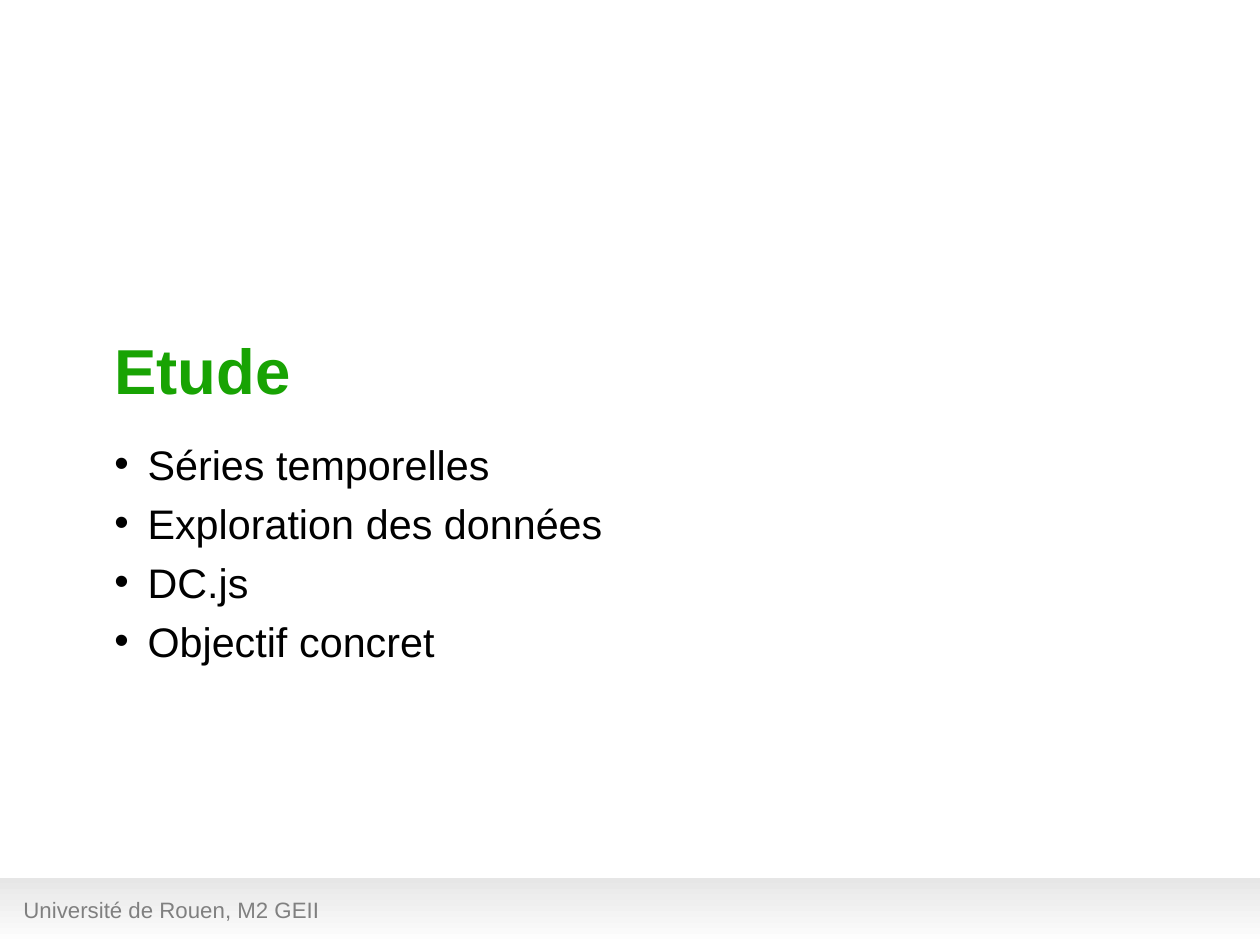
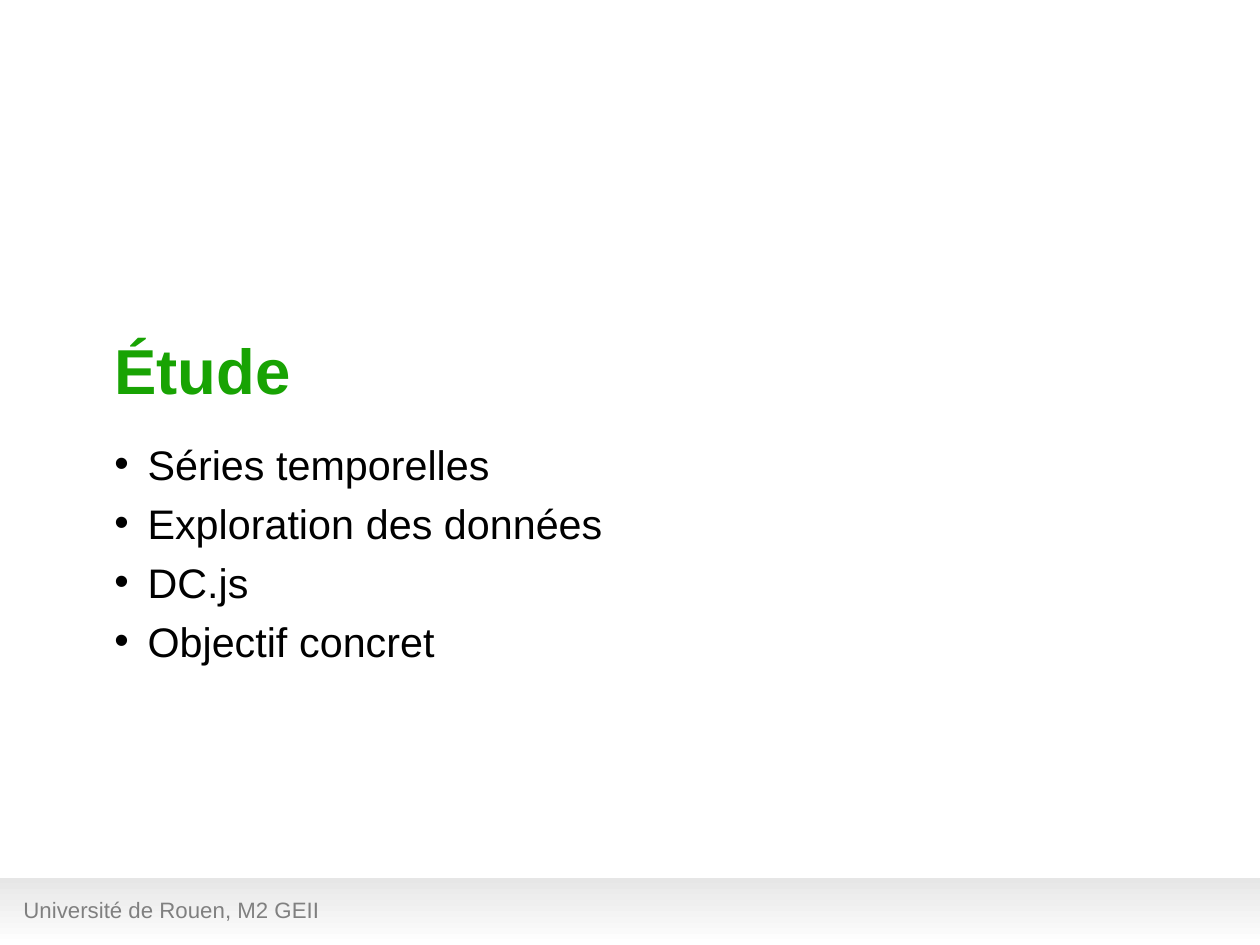
Before and after one commit to hanzenok/dataexp, a slide deck: slide 8 of presentation/test_green7.odp. Drawn at 1260x945 pixels with LibreOffice and Linux fonts; fonts in the diff are those of the drawing; background and template pictures are left out. Boxes give left, top, right and bottom in pixels: in the first picture for what was removed or moved away, otherwise in the second. Text is boxed around its words. In the diff, an @@ line names an element or a change of style, - is before the commit and + after.

```diff
--- a/presentation/test_green7.odp
+++ b/presentation/test_green7.odp
@@ title at bbox=[114, 344, 290, 395]: text changed @@
-Etude
+Étude
```
Also in this commit, not shown: 8 other slides changed, 1 slide added, 2 other files.
